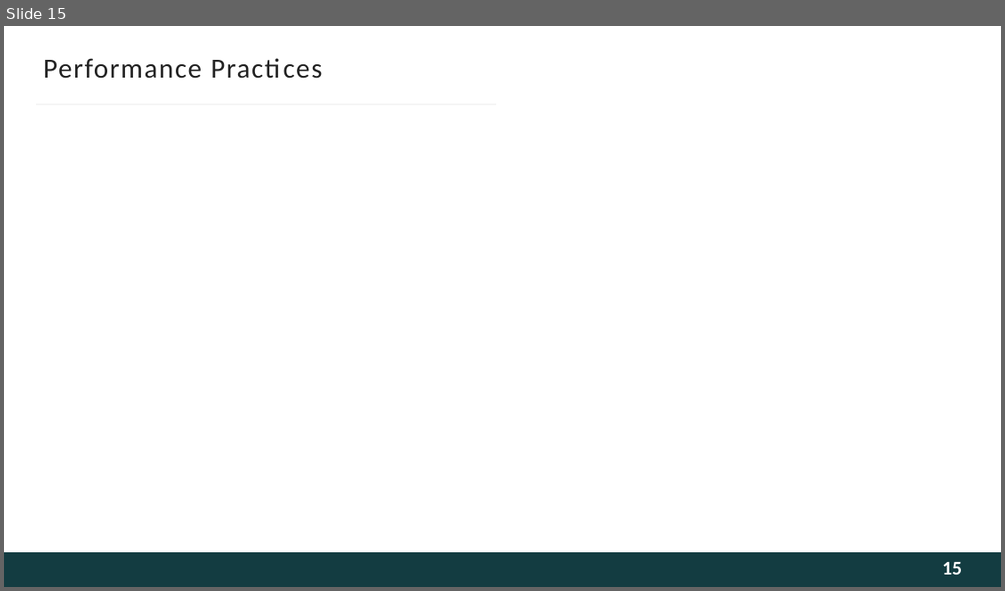
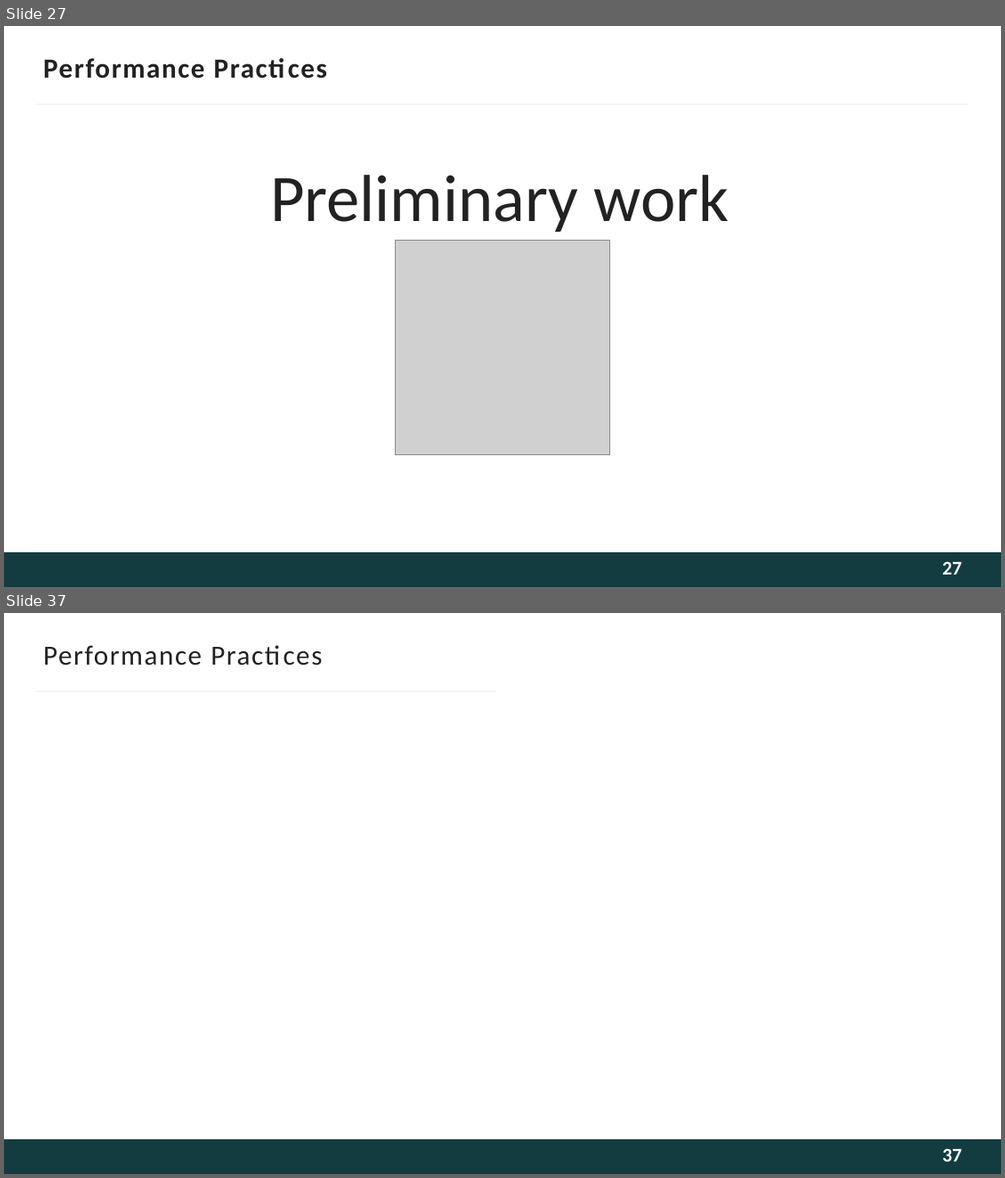
Before and after one commit to BrVer/performance_presentation, a slide deck: Performance_slides.pptx. Shown one above the other, each under a label of ours: slide 15 before the commit, slides 27 and 37 after it; the slides between them are not shown. The pictures are 1005x591 and 1005x1178 pixels, drawn with LibreOffice and Linux fonts; fonts in the diff are those of the drawing; grey boxes stand for pictures; background and template pictures are left out. Boxes give left, top, right and bottom in pixels: in the first picture for what was removed or moved away, otherwise in the second. Text is boxed around its words. In the diff, an @@ line names an element or a change of style, - is before the commit and + after.

```diff
--- a/Performance_slides.pptx
+++ b/Performance_slides.pptx
@@ slide 27 added at [4, 26, 1001, 587], background #FFFFFF; not listed: 1 template element that a slide beside it also shows @@
@@ title added at [43, 58, 204, 79], 20 pt, text #222222, bold @@
+Performance Practices
@@ line added from (36, 103) to (969, 103), #F5F5F5 1.5 pt @@
@@ text added at [270, 175, 728, 232], 48 pt, text #222222 @@
+Preliminary work
@@ picture added at [395, 240, 609, 455] @@
@@ page number added at [942, 561, 962, 574], 14 pt, text #FEFEFE, bold @@
+27
@@ what was slide 15 is now slide 37 @@
@@ page number at [942, 1148, 962, 1161]: text changed @@
-15
+37
```
Also in this commit, not shown: 12 slides changed, 22 other slides added, 1 slide removed, 5 other files.
